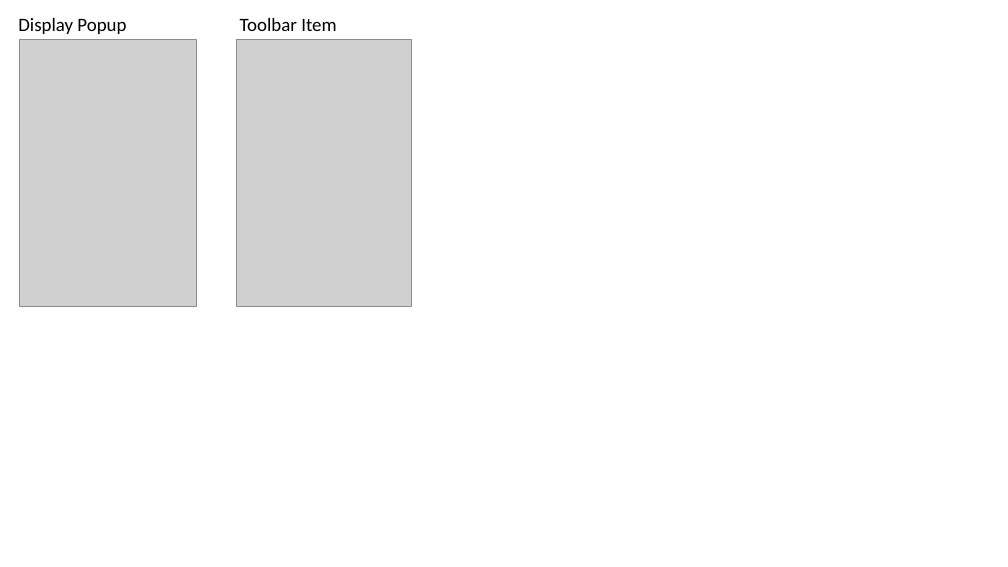
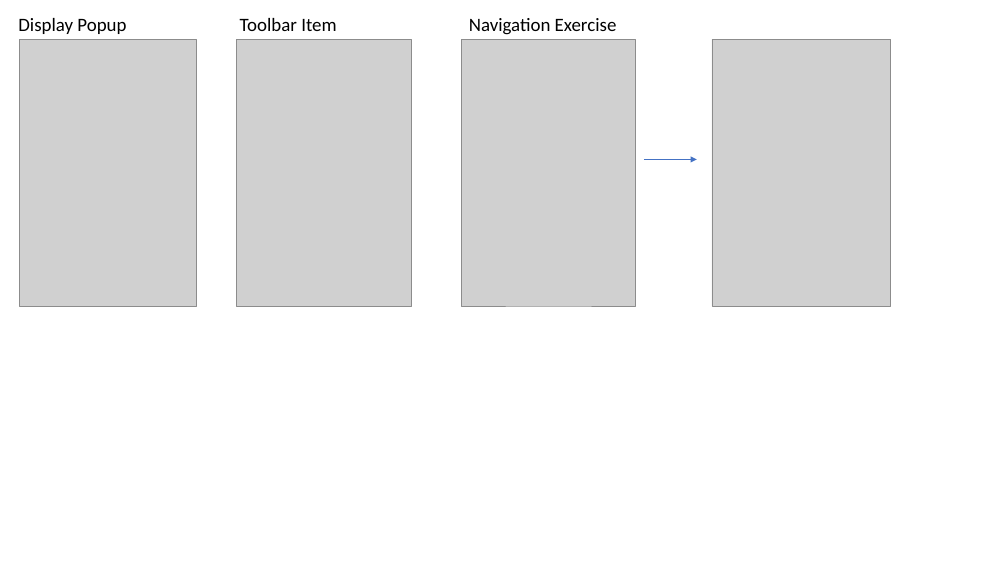
Before and after one commit to jinibyun/Xamarin-udemy2, a slide deck: slide 2 of Excersie Screen Capture.pptx. Drawn at 1008x567 pixels with LibreOffice and Linux fonts; fonts in the diff are those of the drawing; grey boxes stand for pictures. Boxes give left, top, right and bottom in pixels: in the first picture for what was removed or moved away, otherwise in the second. Text is boxed around its words. In the diff, an @@ line names an element or a change of style, - is before the commit and + after.

```diff
--- a/Excersie Screen Capture.pptx
+++ b/Excersie Screen Capture.pptx
@@ text added at bbox=[469, 18, 617, 35], 18 pt, text #000000 @@
+Navigation Exercise
@@ picture added at bbox=[462, 39, 636, 306] @@
@@ picture added at bbox=[712, 39, 892, 306] @@
@@ arrow added from (644, 160) to (697, 160), #4472C4 0.5 pt @@
```
Also in this commit, not shown: 1 slide added, 7 other files.
